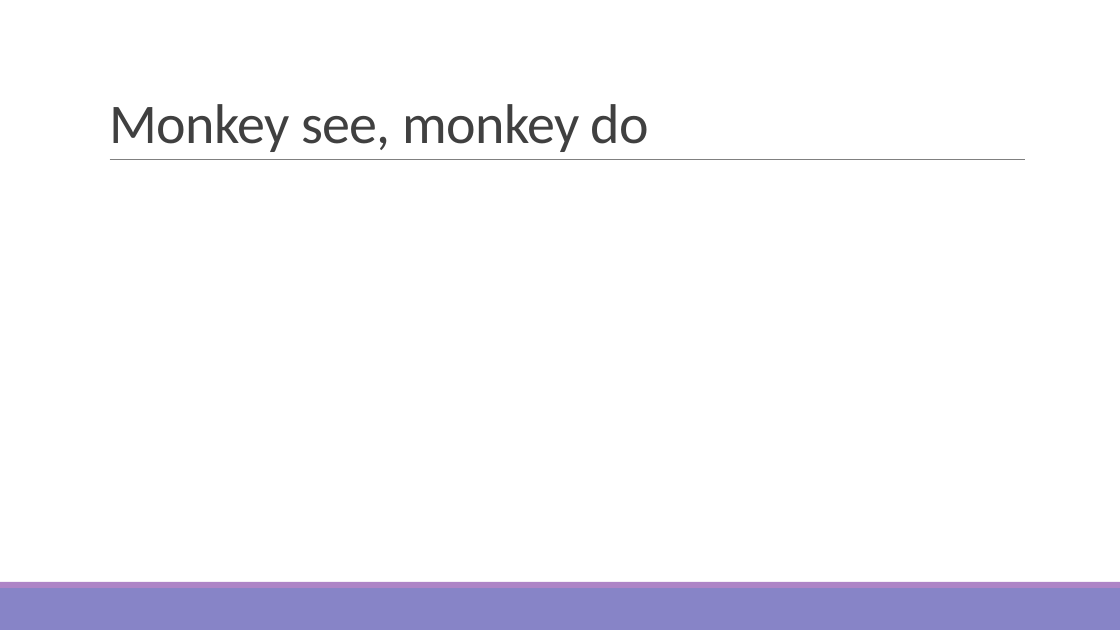
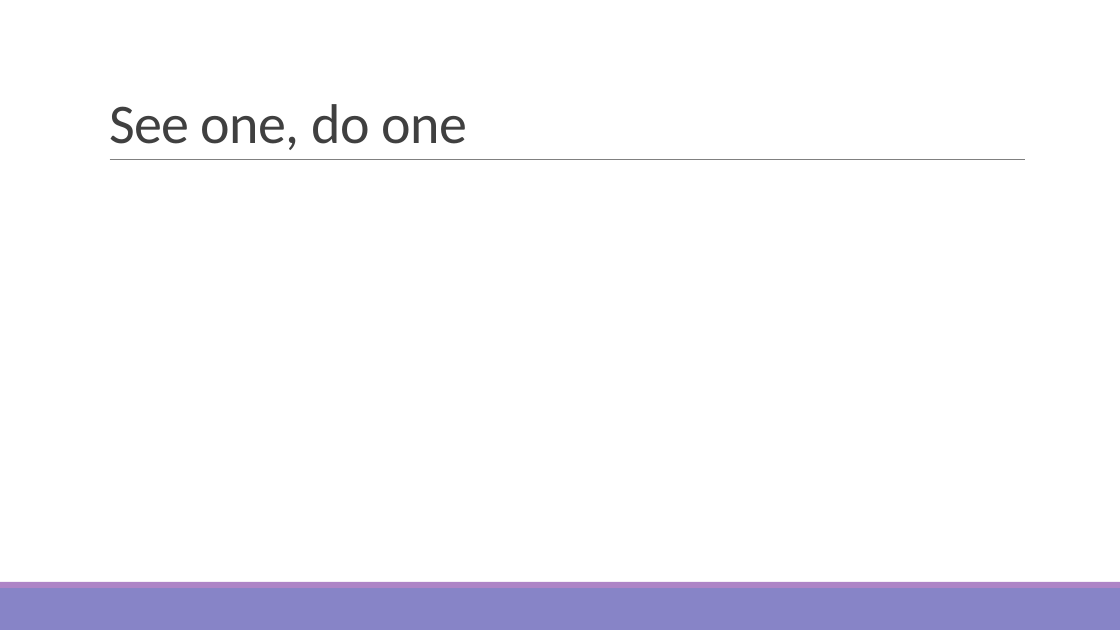
Before and after one commit to sjspielman/bio5312_fall2017, a slide deck: slide 12 of slides/day7_nonparametric_tidyr.pptx. Drawn at 1120x630 pixels with LibreOffice and Linux fonts; fonts in the diff are those of the drawing. Boxes give left, top, right and bottom in pixels: in the first picture for what was removed or moved away, otherwise in the second. Text is boxed around its words. In the diff, an @@ line names an element or a change of style, - is before the commit and + after.

```diff
--- a/slides/day7_nonparametric_tidyr.pptx
+++ b/slides/day7_nonparametric_tidyr.pptx
@@ title at [109,104,467,150]: text changed @@
-Monkey see, monkey do
+See one, do one
```
Also in this commit, not shown: 3 other slides changed, 3 slides added, 1 slide removed, 9 other files.
